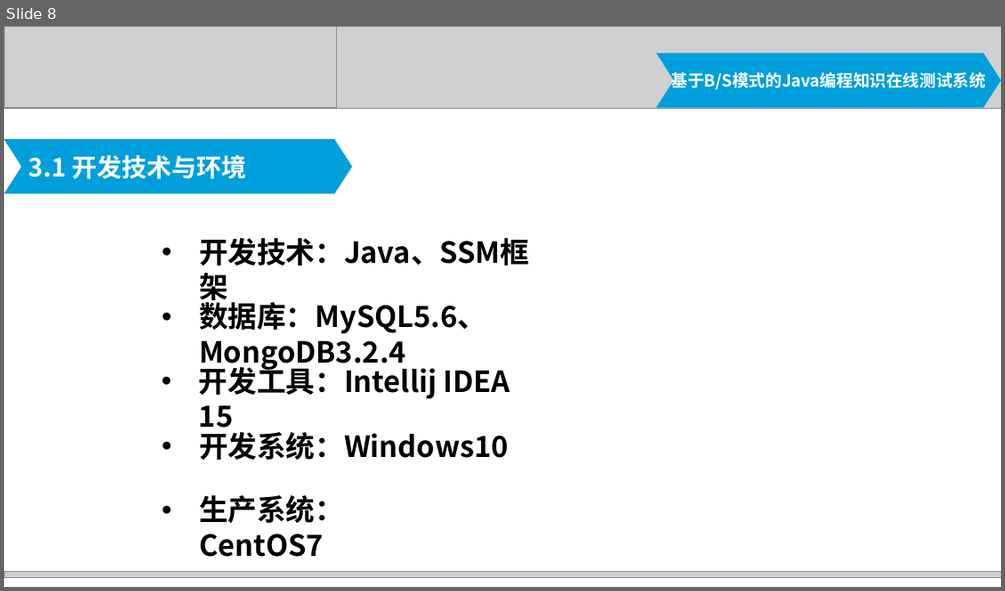
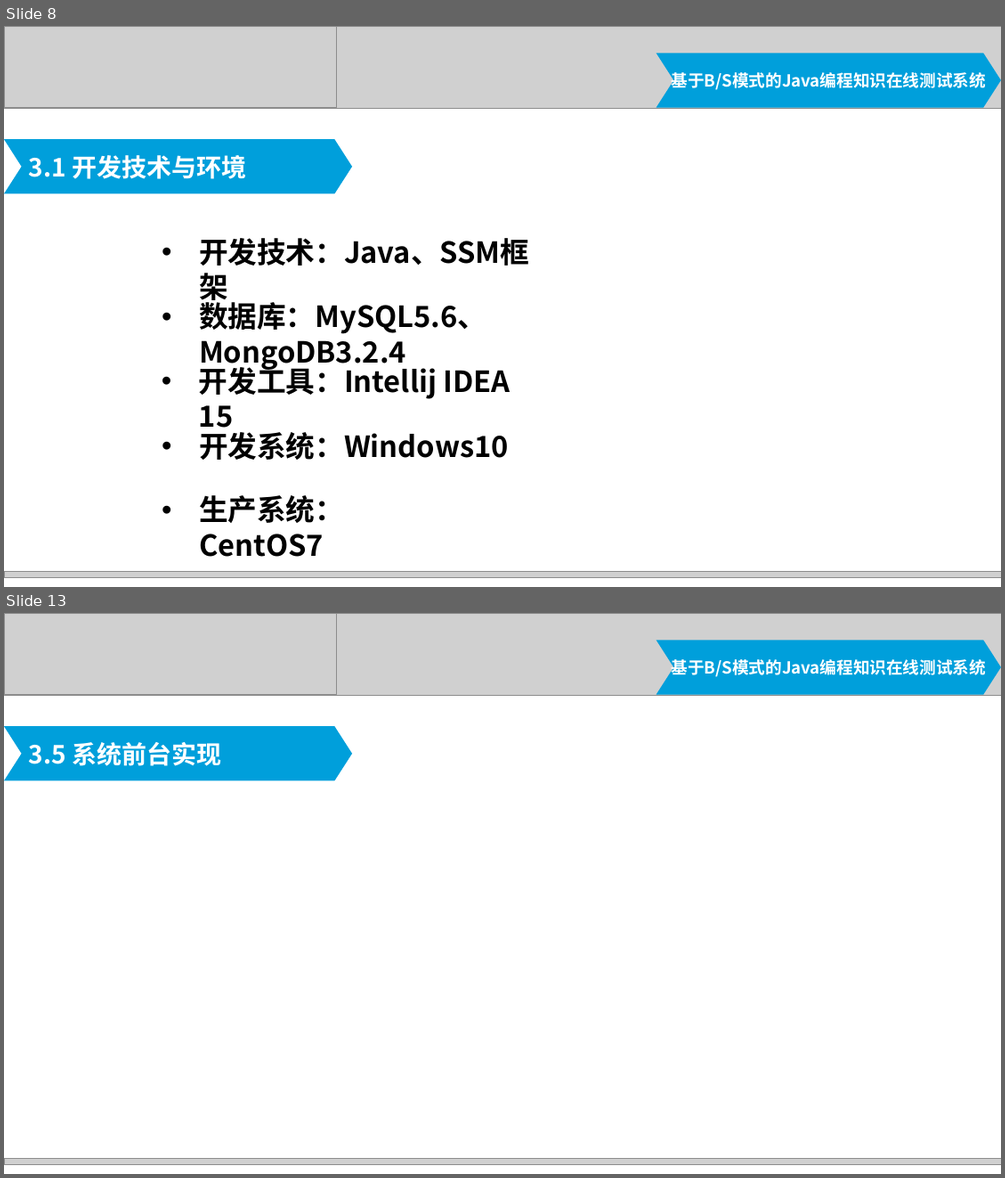
Before and after one commit to zhangweiheu/-, a slide deck: 2012211127-毕业答辩.pptx. Shown one above the other, each under a label of ours: slide 8 before the commit, slides 8 and 13 after it; the slides between them are not shown. The pictures are 1005x591 and 1005x1178 pixels, drawn with LibreOffice and Linux fonts; fonts in the diff are those of the drawing; grey boxes stand for pictures. Boxes give left, top, right and bottom in pixels: in the first picture for what was removed or moved away, otherwise in the second. Text is boxed around its words. In the diff, an @@ line names an element or a change of style, - is before the commit and + after.

```diff
--- a/2012211127-毕业答辩.pptx
+++ b/2012211127-毕业答辩.pptx
@@ slide 13 added at [4,613,1001,1174], background #FFFFFF @@
@@ picture added at [4,613,1001,695] @@
@@ picture added at [4,613,336,695] @@
@@ chevron added at [656,640,1001,695], fill #009FDB, 16 pt, text #FFFFFF, bold @@
+基于B/S模式的Java编程知识在线测试系统
@@ chevron added at [4,726,353,780], fill #009FDB, 24 pt, text #FFFFFF, bold @@
+3.5 系统前台实现
@@ picture added at [4,1159,1001,1165] @@
```
Also in this commit, not shown: 6 slides changed, 6 other slides added, 8 other files.
